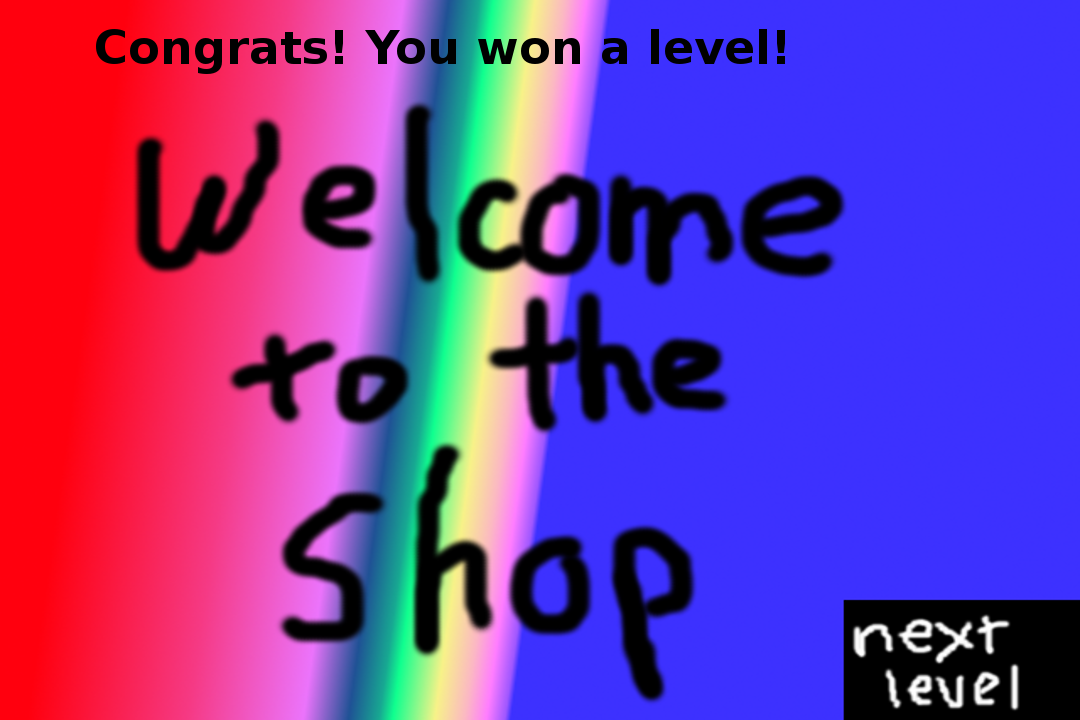
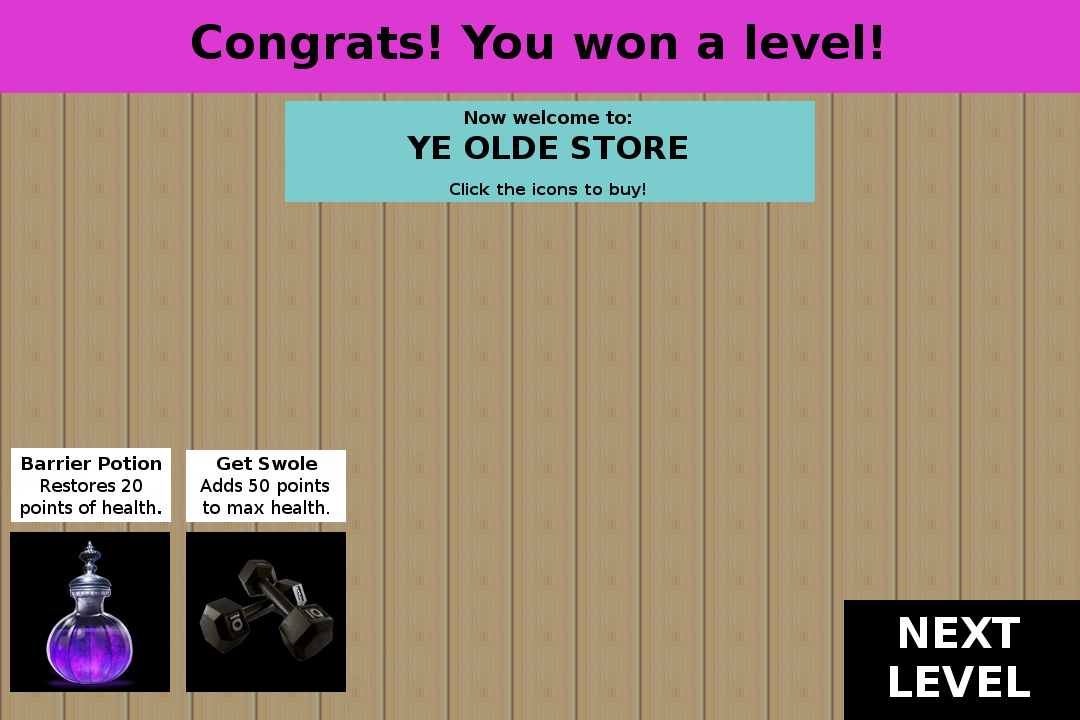
Two versions of the same layered image (1080x720). Layer-by-layer changes:
painted on "Congrats! You won a level!" over (x1=96, y1=24, x2=881, y2=74)
added layer "Now welcome to: ..." above "NEXT LEVEL" over (x1=407, y1=110, x2=687, y2=198)
added layer "NEXT LEVEL" above "shop_temp.png" over (x1=890, y1=617, x2=1030, y2=697)
painted on "shop_temp.png" over (x1=0, y1=0, x2=1080, y2=720)
added layer "Barrier Potion ..." above "Get Swole ..." over (x1=21, y1=456, x2=161, y2=518)
added layer "Get Swole ..." above "get swole" over (x1=200, y1=456, x2=329, y2=514)
added layer "get swole" above "potion" over (x1=186, y1=450, x2=346, y2=692)
added layer "potion" above "shop_back" over (x1=10, y1=448, x2=171, y2=692)
added layer "shop_back" over (x1=0, y1=0, x2=1080, y2=720)
